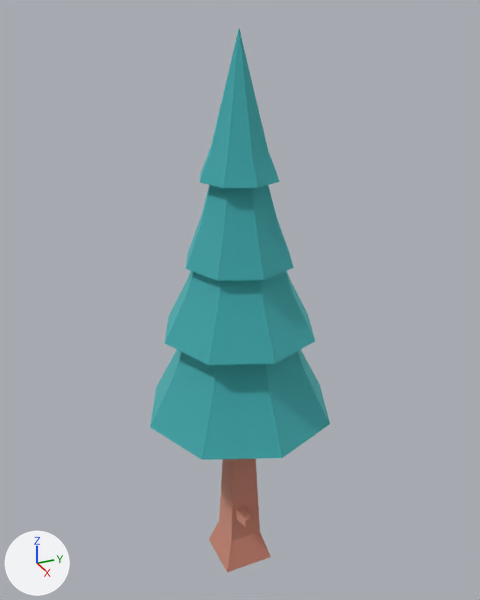
A saved change to the glTF model apps/client/public/env/kenney-nature-kit/tree_pineDefaultA.glb.
Before and after are seen from a 50 mm camera at (1.473, -0.66, 1.56) aimed at (-0.034, 0.018, 0.806). The lights are fixed; the arrows at lower left show +X, +Y and +Z. The older version comes first.

Names of what the first picture shows: 'tree_pineDefaultA'.
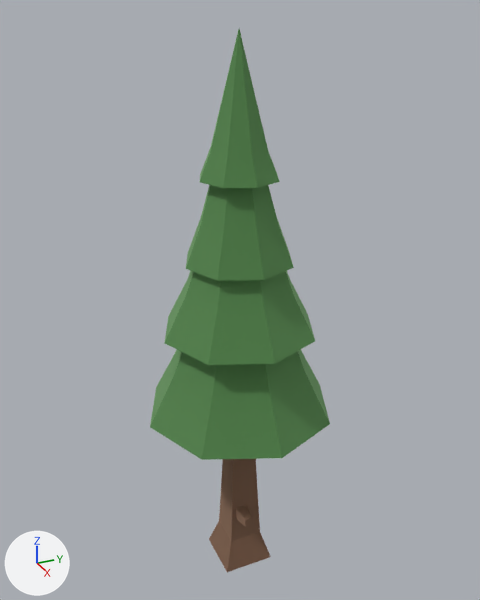
Where the newer file only moved an object's origin or applied its transform, the numbers keep the older frame.

Diff of the bpy script that builds the scene:
```diff
--- a/apps/client/public/env/kenney-nature-kit/tree_pineDefaultA.glb.py
+++ b/apps/client/public/env/kenney-nature-kit/tree_pineDefaultA.glb.py
@@ mat_leafsdark @@
 mat_leafsdark = principled_material('leafsDark')
-mat_leafsdark.base_color = (0.169, 0.651, 0.667)  # cyan #72d3d5
+mat_leafsdark.base_color = (0.247, 0.478, 0.216)  # green #88b880
 mat_leafsdark.metallic = 1.0
@@ mat_woodbarkdark @@
 mat_woodbarkdark = principled_material('woodBarkDark')
-mat_woodbarkdark.base_color = (0.8, 0.463, 0.369)  # beige #e7b5a4
+mat_woodbarkdark.base_color = (0.42, 0.271, 0.188)  # beige #ad8e78
 mat_woodbarkdark.metallic = 1.0
```

What differs and where, as boxes [x1, y1, x2, y2] in the pictures (480 x 600 px):
'tree_pineDefaultA', recoloured (cyan to green)
    both: [150, 29, 330, 572]
